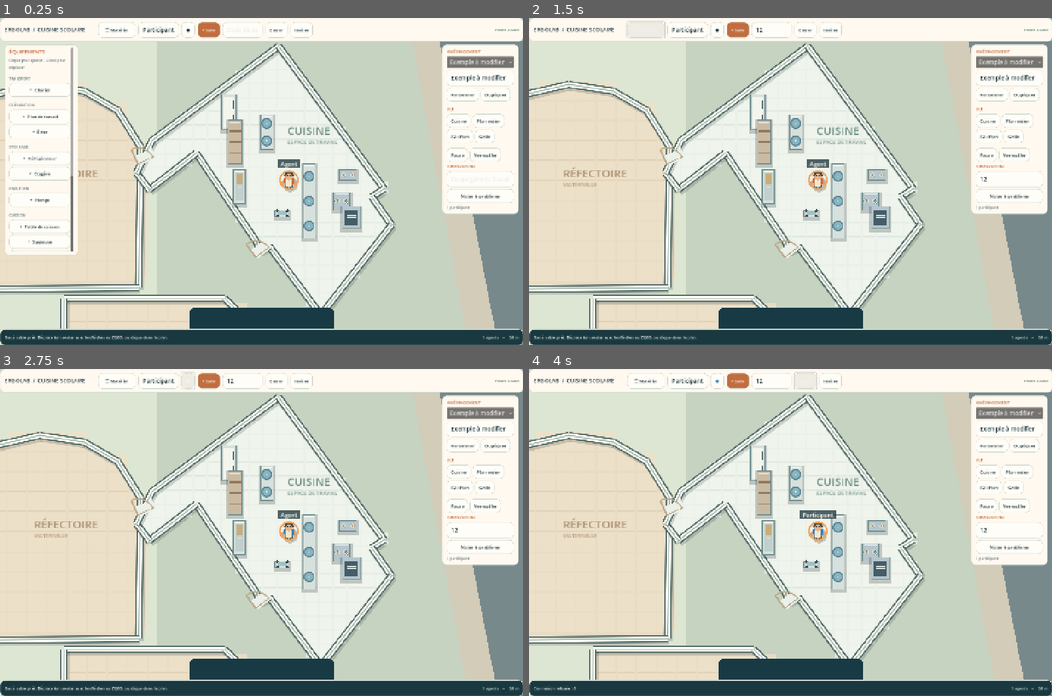
Above: before the commit, frames 1-4 (two rows, left to right).
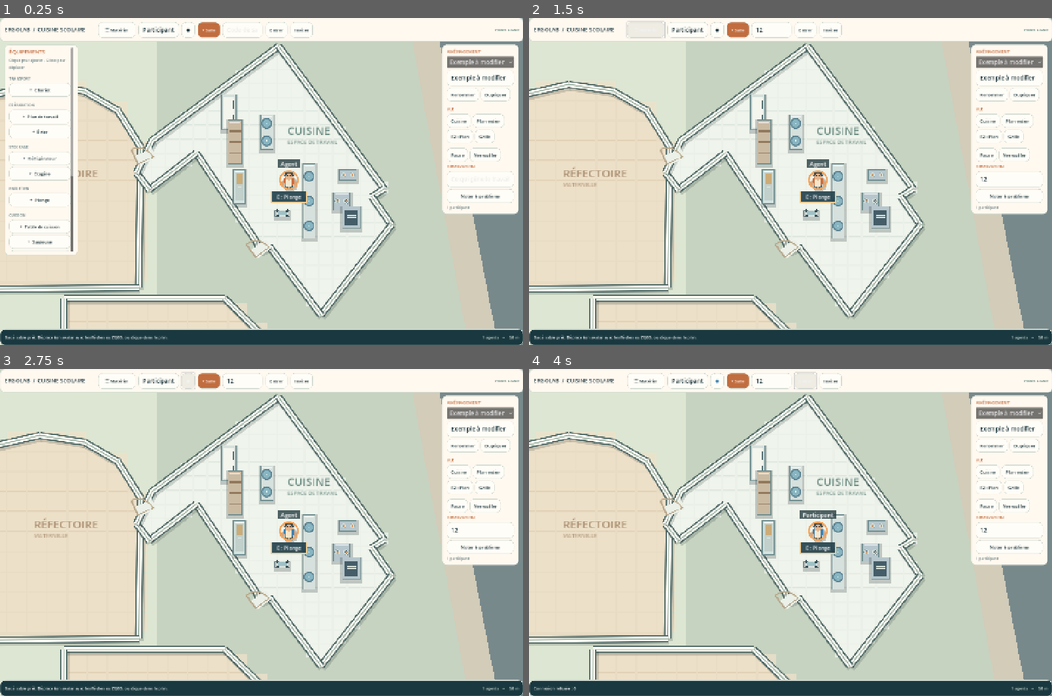
Above: after the commit, the same moments.

Repository: Vincladef/ergolab-cuisine-scolaire
Game: Godot game, scene res://main.tscn
The game is run twice, just before and just after one commit, with the same random seed, the same clock (stepped at 60 frames per second) and the same inputs.
Inputs (mouse positions are in pixels of both pictures, inside the frame that each line leads up to):
- Up to frame 1 (0.25 s): no input
- Up to frame 2 (1.5 s): click (769, 31) at 0.52 s; type "12" at 0.6 s; click (1010, 178) at 0.75 s; type "12" at 0.83 s; click "☰ Matériel" at 1.25 s
- Up to frame 3 (2.75 s): click "●" at 2 s
- Up to frame 4 (4 s): click "+ Salle" at 2.75 s; click "Entrer" at 3.5 s

The runs differ from the first frame. In frame 1, 2.0% of the frame differs, in the area x 36-64%, y 53-95%; in frame 2, 2.0%; in frame 3, 2.0%; in frame 4, 2.0%.

Commit message:
fix(godot): show contextual interactions in the world without obscuring the map

Diff:
--- a/scripts/sandbox_game.gd
+++ b/scripts/sandbox_game.gd
@@ -330,15 +330,6 @@
     people_label = _label("1 participant",10,MUTED)
     controls.add_child(people_label)
 
-    var prompt_frame := PanelContainer.new()
-    prompt_frame.name = "InvitationAction"
-    prompt_frame.add_theme_stylebox_override("panel",_panel(Color("#173A44")))
-    prompt_frame.mouse_filter = Control.MOUSE_FILTER_IGNORE
-    ui_root.add_child(prompt_frame)
-    hint_label = _label("ZQSD / flèches : marcher     ·     E : utiliser un poste",12,Color.WHITE)
-    hint_label.horizontal_alignment = HORIZONTAL_ALIGNMENT_CENTER
-    prompt_frame.add_child(hint_label)
-
     var bottom := PanelContainer.new()
     bottom.name = "BarreÉtat"
     bottom.add_theme_stylebox_override("panel",_panel(DARK))
@@ -395,9 +386,6 @@
     stage_panel.position = Vector2(screen.x-223.0,72)
     stage_panel.size = Vector2(210,minf(425.0,maxf(240.0,screen.y-147.0)))
     stage_panel.visible = screen.x>900.0
-    var action_card: Control = ui_root.get_node("InvitationAction")
-    action_card.size = Vector2(minf(400.0,screen.x*0.44),47)
-    action_card.position = Vector2(screen.x*0.5-action_card.size.x*0.5,screen.y-104.0)
     if not viewport_initialized:
         viewport_initialized = true
         _focus_kitchen()
@@ -793,6 +781,27 @@
     if has_waypoint:
         draw_arc(waypoint,10.0,0,TAU,28,Color("#D8804A"),2.6,true)
         draw_circle(waypoint,3.0,Color("#D8804A"))
+    _draw_interaction_hint()
+
+func _draw_interaction_hint() -> void:
+    var nearby: int=_nearest_equipment(115.0)
+    var a: Dictionary=_my_avatar()
+    var doing: String=str(a.get("action","libre"))
+    if nearby<0 and doing=="libre":
+        return
+    var message: String="E : arrêter" if doing!="libre" else "E : interagir"
+    if nearby>=0 and doing=="libre":
+        for obj in _objects():
+            if int(obj.get("uid",-1))==nearby:
+                message="E : "+str(equipment_labels.get(str(obj.get("type","")),"utiliser"))
+                break
+    var location: Vector2=_my_pos()+Vector2(0,42)
+    var font: Font=ThemeDB.fallback_font
+    var width_text: float=font.get_string_size(message,HORIZONTAL_ALIGNMENT_LEFT,-1,13).x
+    var box: Rect2=Rect2(location.x-width_text*0.5-12,location.y-15,width_text+24,27)
+    draw_rect(box,Color("#24424DEB"))
+    draw_rect(box,Color("#F0CC91"),false,1.2)
+    draw_string(font,location+Vector2(-width_text*0.5,4),message,HORIZONTAL_ALIGNMENT_LEFT,-1,13,Color.WHITE)
 
 func _paint_floor(poly: PackedVector2Array, base: Color, grout: Color, title: String, caption_at: Vector2, subtitle: String) -> void:
     draw_colored_polygon(poly,Color(0.10,0.19,0.18,0.18))
